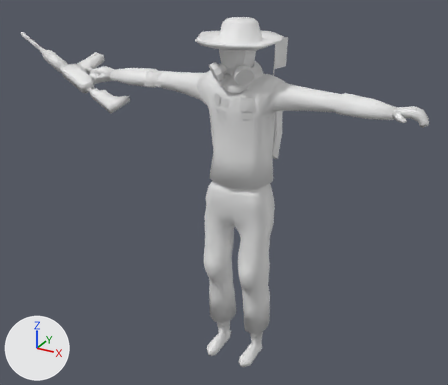
The FBX model cookies/Assets/3D_Assets/Characters/Models/norman.FBX as it was, and as the next commit left it.
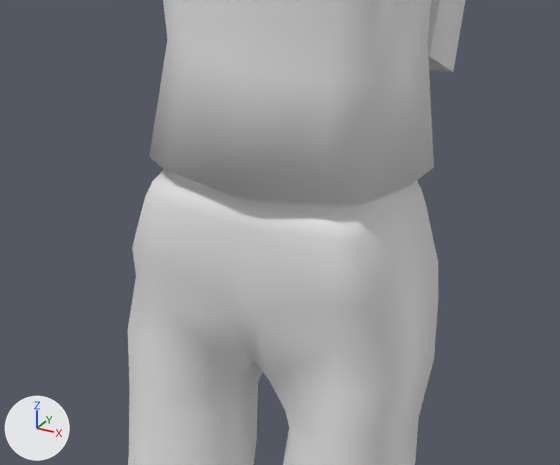
Each version is shown whole from a 50 mm camera at (1.48, -2.87, 2.48) aimed at (-0.18, 0.14, 0.97), then close up on the part from 39% to 67% of the width and 37% to 64% of the height. Arrows for +X, +Y and +Z are at lower left; the lights stay in place. Materials are left out; every surface is plain grey. Where no turn or scale is listed for an object, it has been applied to the vertices.

The first close-up shows 'norman'.
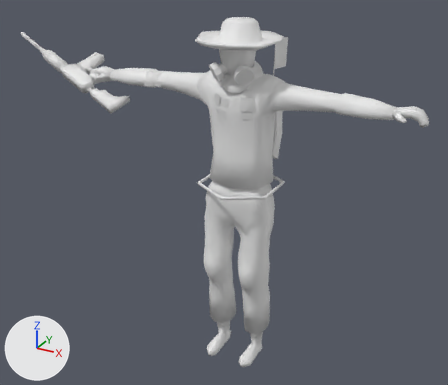
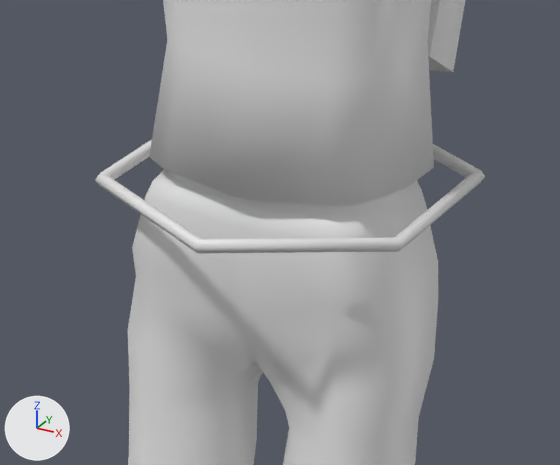
Where the change shows, as pixel boxes [x1, y1, x2, y2] in the close-ups (560 x 465 px):
'waist_controller.001', added: after [95, 139, 485, 253]

The change in detail:
Mesh me_mesh_001_1 is new.
It has 30 vertices, 30 faces and spans x -0.215..0.215, y -0.248..0.248, z -0.009..0.009.
Object 'waist_controller.001' (ob_waist_controller_001) is new; it shows me_mesh_001_1.
Its location is (0.008, 0.0, 1.123).
